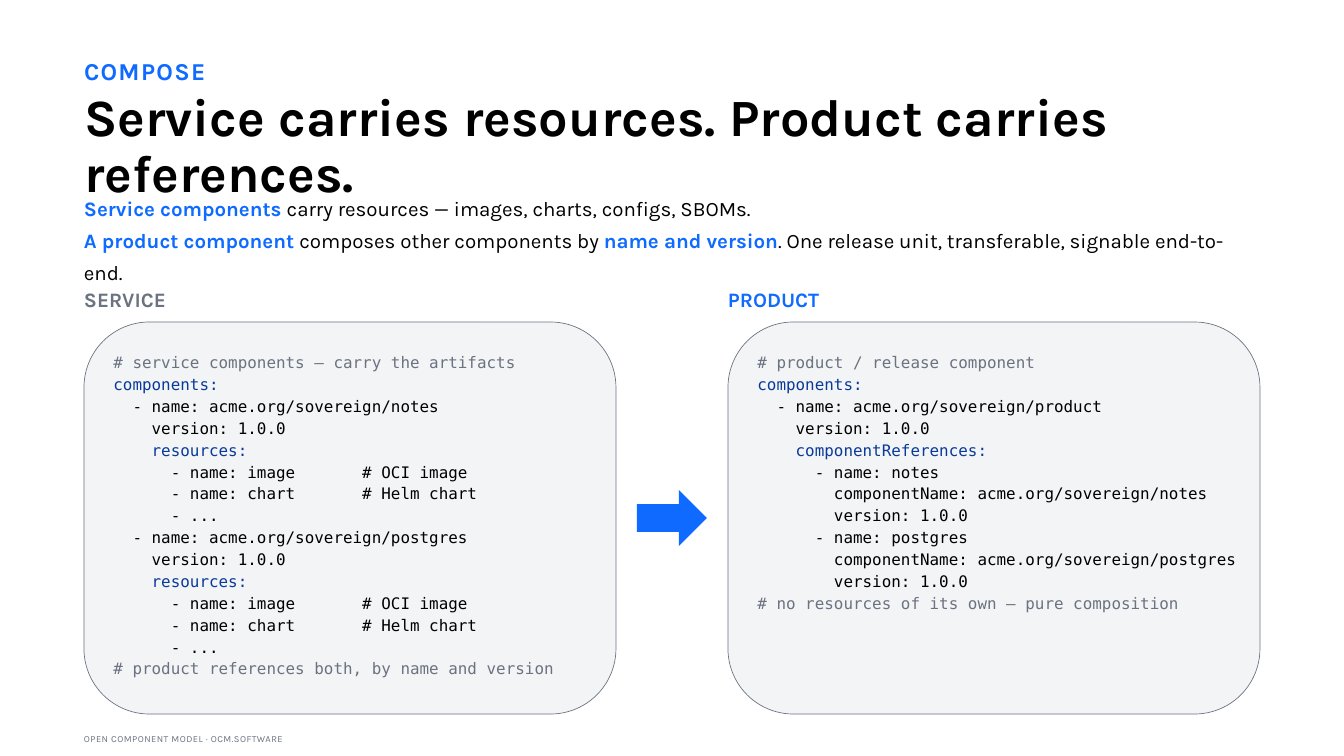
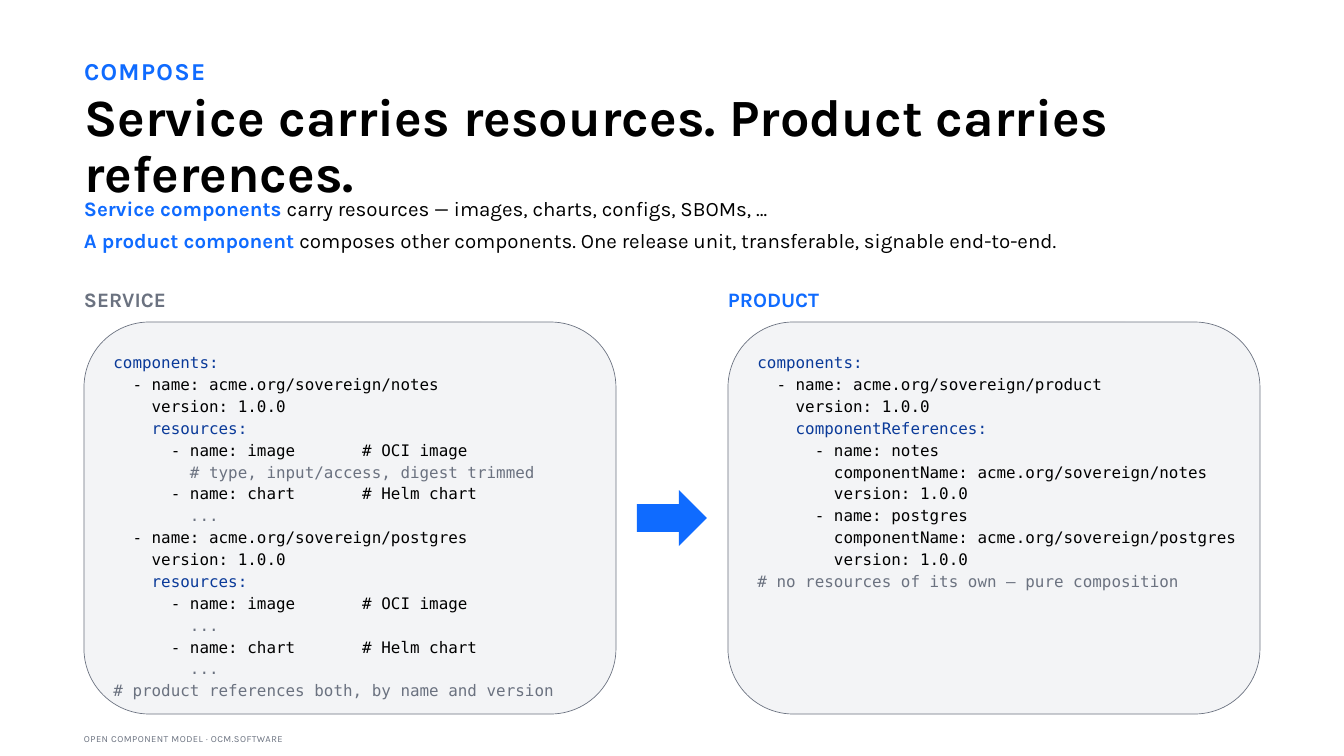
Before and after one commit to morri-son/open-component-model, a slide deck: slide 8 of docs/community/marketing/decks/architect-phase2a/OCM-Story-Architect-External.pptx. Drawn at 1344x756 pixels with LibreOffice and Linux fonts; fonts in the diff are those of the drawing. Boxes give left, top, right and bottom in pixels: in the first picture for what was removed or moved away, otherwise in the second. Text is boxed around its words. In the diff, an @@ line names an element or a change of style, - is before the commit and + after.

```diff
--- a/docs/community/marketing/decks/architect-phase2a/OCM-Story-Architect-External.pptx
+++ b/docs/community/marketing/decks/architect-phase2a/OCM-Story-Architect-External.pptx
@@ text at (x1=84, y1=201, x2=1056, y2=253): text changed @@
-Service components carry resources — images, charts, configs, SBOMs.
-A product component composes other components by name and version. One release unit, transferable, signable end-to-end.
+Service components carry resources — images, charts, configs, SBOMs, …
+A product component composes other components. One release unit, transferable, signable end-to-end.
@@ text in rounded rectangle at (x1=84, y1=322, x2=616, y2=714): text changed; text colour #000000 to #6B7280 @@
-- ...
+...
@@ text in rounded rectangle at (x1=84, y1=322, x2=616, y2=714): paragraph added @@
+...
@@ text in rounded rectangle at (x1=84, y1=322, x2=616, y2=714): text changed; text colour #000000 to #6B7280 @@
-- ...
+...
@@ text in rounded rectangle at (x1=133, y1=356, x2=515, y2=371): paragraph removed @@
-# service components — carry the artifacts
@@ text in rounded rectangle at (x1=777, y1=356, x2=1035, y2=372): paragraph removed @@
-# product / release component
@@ text in rounded rectangle at (x1=209, y1=466, x2=534, y2=481): paragraph added @@
+# type, input/access, digest trimmed
```
Also in this commit, not shown: 12 other slides changed, 17 other files.
